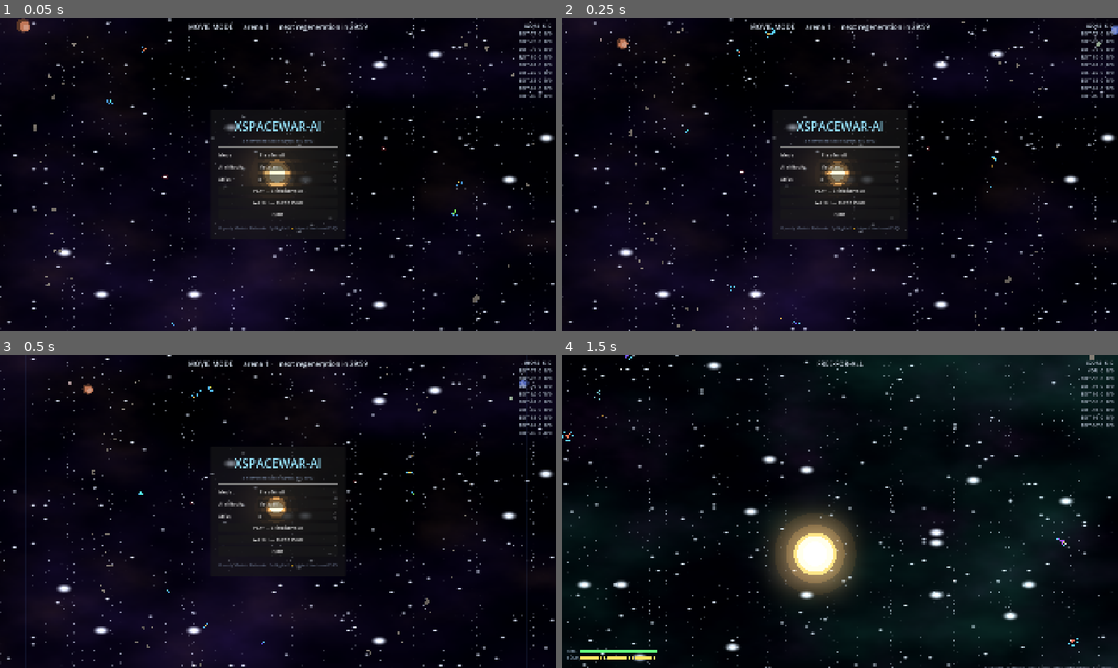
Above: before the commit, frames 1-4 (two rows, left to right).
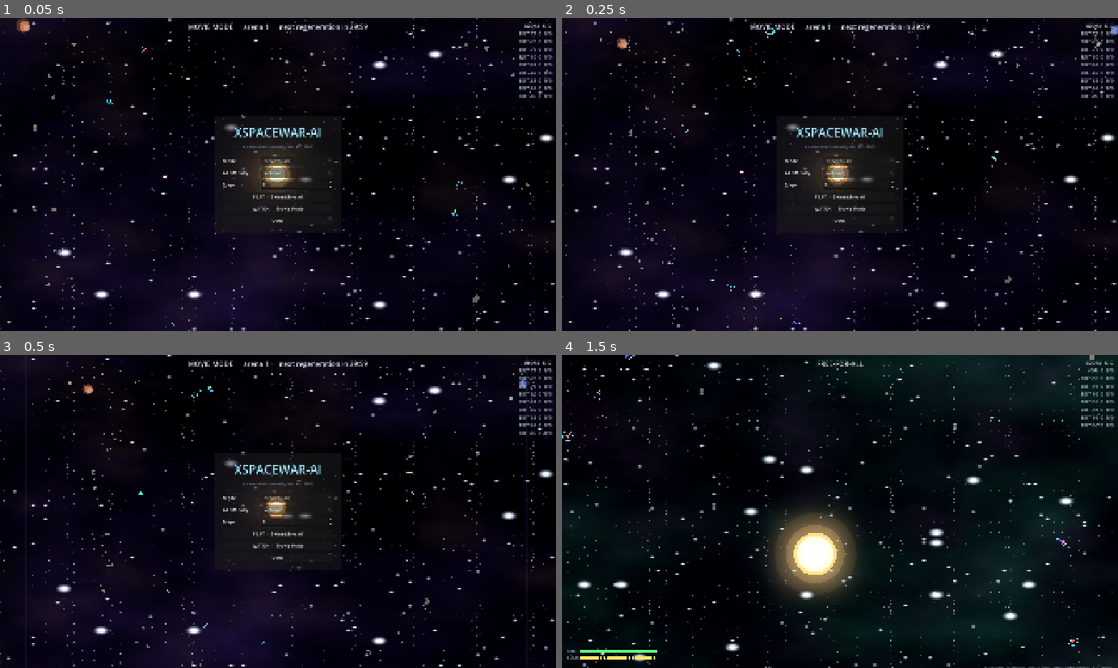
Above: after the commit, the same moments.

Repository: CryptoJones/XSpaceWar-AI
Game: Godot game, scene res://src/ui/main.tscn
Two runs of this game, one before a commit and one after it. Both use one fixed random seed, a clock stepped at 60 frames per second and the inputs below.
Inputs:
- Up to frame 1 (0.05 s): no input
- Up to frame 2 (0.25 s): no input
- Up to frame 3 (0.5 s): no input
- Up to frame 4 (1.5 s): click "PLAY — Skirmish vs AI" at 0.5 s; tap Enter at 1.25 s; hold D from 1.28 s (still down); hold Enter from 1.28 s (still down)

The runs differ from the first frame. In frame 1, 1.7% of the frame differs, in the area x 38-62%, y 29-71%; in frame 2, 1.7%; in frame 3, 1.6%; in frame 4, nothing differs.

Commit message:
Remove tagline from the in-game menu
Co-Authored-By: Claude Fable 5 <noreply@anthropic.com>

Diff:
--- a/src/ui/main.gd
+++ b/src/ui/main.gd
@@ -96,15 +96,6 @@
 	quit.pressed.connect(func(): get_tree().quit())
 	box.add_child(quit)
 
-	box.add_child(HSeparator.new())
-
-	var tagline := Label.new()
-	tagline.text = "Proudly Made in Nebraska. Go Big Red! 🌽 https://xkcd.com/2347/"
-	tagline.add_theme_font_size_override("font_size", 13)
-	tagline.add_theme_color_override("font_color", Color(0.55, 0.62, 0.75, 0.6))
-	tagline.horizontal_alignment = HORIZONTAL_ALIGNMENT_CENTER
-	box.add_child(tagline)
-
 	add_child(_menu)
 
 func _labelled(text: String, control: Control) -> HBoxContainer:
